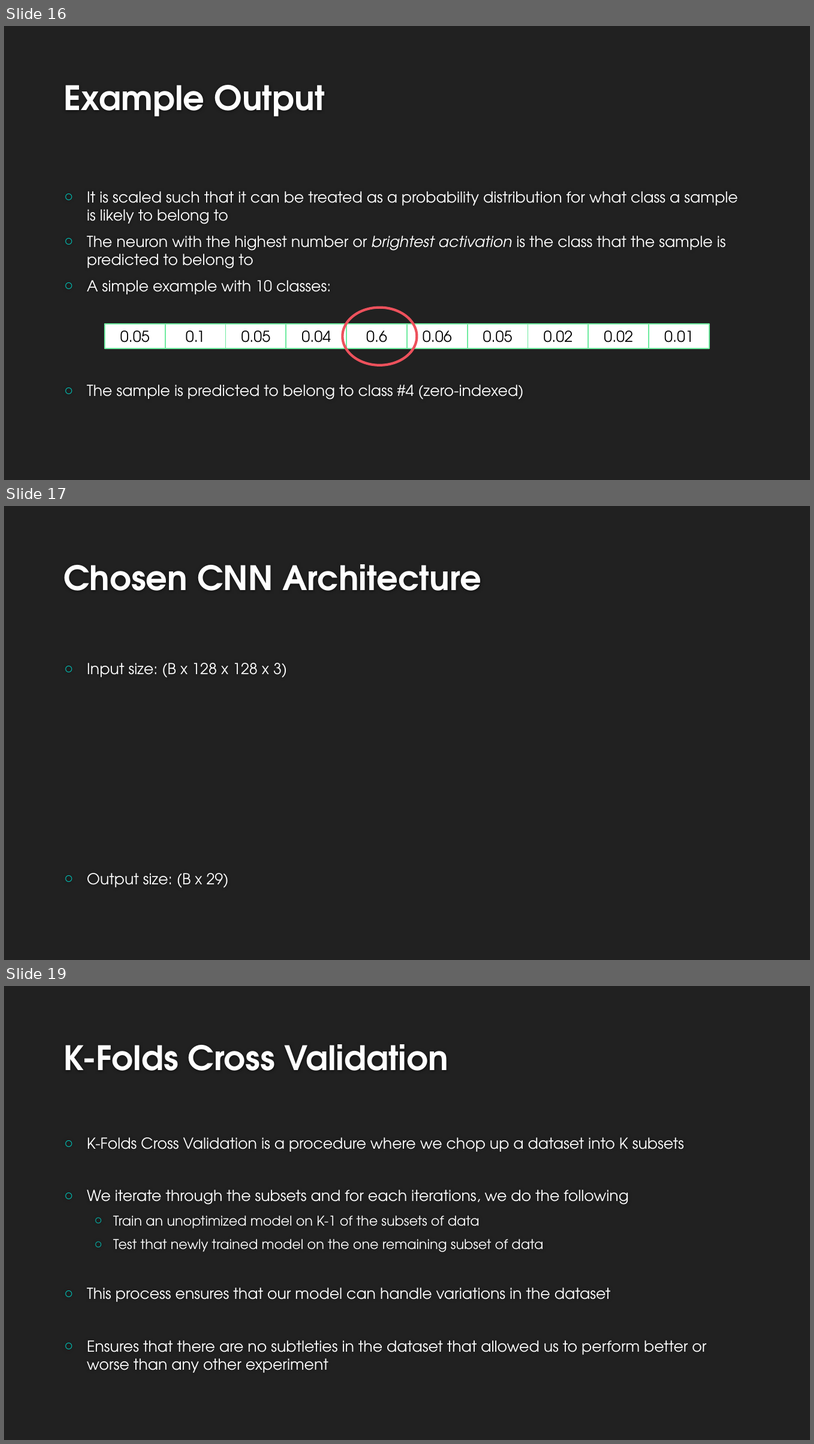
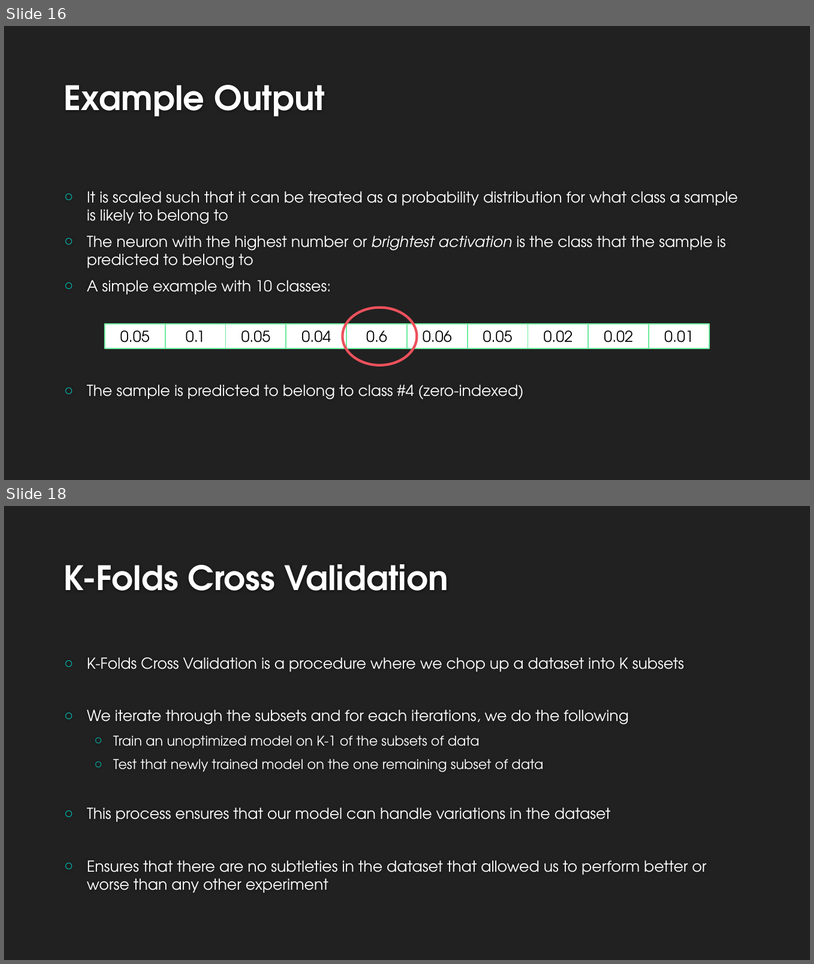
Before and after one commit to landonbuell/Buell-Masters-Project, a slide deck: milestones/BUELL_ENGR6970_Milestone04.pptx. Shown one above the other, each under a label of ours: slides 16, 17 and 19 before the commit, slides 16 and 18 after it; the slides between them are not shown. The pictures are 814x1444 and 814x964 pixels, drawn with LibreOffice and Linux fonts; fonts in the diff are those of the drawing; background and template pictures are left out. Boxes give left, top, right and bottom in pixels: in the first picture for what was removed or moved away, otherwise in the second. Text is boxed around its words. In the diff, an @@ line names an element or a change of style, - is before the commit and + after.

```diff
--- a/milestones/BUELL_ENGR6970_Milestone04.pptx
+++ b/milestones/BUELL_ENGR6970_Milestone04.pptx
@@ slide 17 removed at [4,506,810,960], background #212121 @@
@@ title removed at [63,564,482,591] @@
-Chosen CNN Architecture
@@ text removed at [87,663,287,888] @@
-○ Input size: (B x 128 x 128 x 3)
-○ Output size: (B x 29)
@@ what was slide 19 is now slide 18 @@
```
Also in this commit, not shown: 5 slides changed, 3 slides added, 3 other slides removed.
